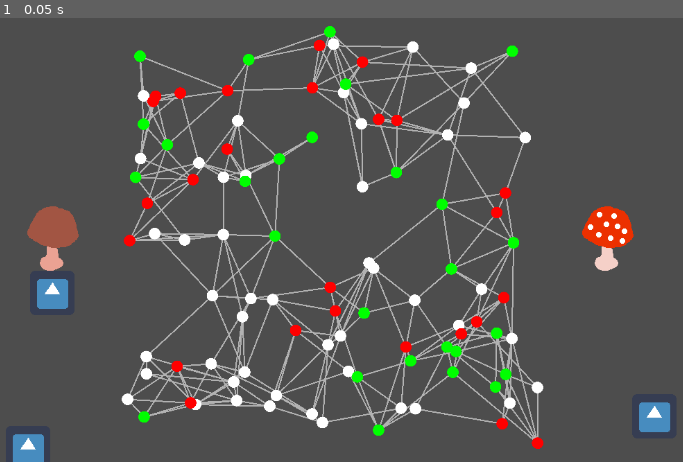
Above: before the commit, frame 1.
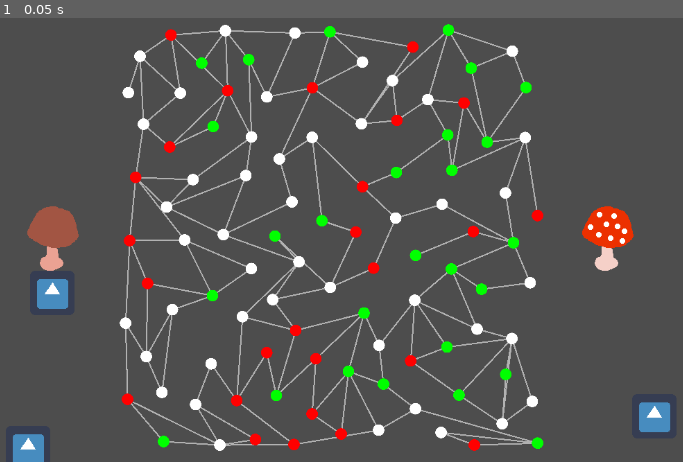
Above: after the commit, the same moment.

Repository: johan1954/fgj-2023-fivers
Game: Godot game, scene res://kohtaus.tscn
Same seed, same stepped clock (60 frames per second), same inputs: the game is played once before the commit and once after it. The engine's default icon, where the game draws it, is replaced by a stand-in: a white triangle on a blue panel in a dark square.
Inputs:
- Up to frame 1 (0.05 s): no input

The runs differ from the first frame. In frame 1, 12% of the frame differs, in the area x 17-80%, y 1-98%.

Commit message:
Fix edge entanglement

Diff:
--- a/Src/Map/Generator/MapGenerator.gd
+++ b/Src/Map/Generator/MapGenerator.gd
@@ -5,7 +5,7 @@
 const MAX_X = 300
 const MIN_Y = -300
 const MAX_Y = 300
-const MIN_DISTANCE = 5
+const MIN_DISTANCE = 50
 const MIN_EDGES = 3
 const MAX_EDGES = 5
 const MAX_NODE_LOOKUP = 10
@@ -14,22 +14,25 @@
 func _ready():
 	generate_map()
 
-func generate_map():
+func generate_map() -> MapState:
 	var map_state = MapState.new()
 	rng.randomize()
+
 	generate_nodes(map_state)
 	generate_edges(map_state)
 	spawn_players()
 
-func generate_nodes(map_state):
+	return map_state
+
+func generate_nodes(map_state: MapState):
 	var generated_nodes = 0
 	while (generated_nodes < DESIRED_NODE_COUNT):
 		var new_x = rng.randf_range(MIN_X, MAX_X)
 		var new_y = rng.randf_range(MIN_Y, MAX_Y)
 		var new_location = Vector2(new_x, new_y)
 
-		var shortest_distance = map_state.find_closest_node(new_location)[1]
-		if shortest_distance < MIN_DISTANCE:
+		var closest_node = map_state.find_closest_node(new_location)
+		if closest_node != null && closest_node.get_distance(new_location) < MIN_DISTANCE:
 			continue
 
 		var new_node = AssetsPreload.MAP_NODE_NODE.instantiate()
@@ -43,13 +46,19 @@
 
 	for node in nodes:
 		var node_edge_count = node.edges.size()
-		var edges_left = rng.randi_range(MIN_EDGES - node_edge_count, MAX_EDGES - node_edge_count)
+		var edgest_to_be_placed = rng.randi_range(MIN_EDGES - node_edge_count, MAX_EDGES - node_edge_count)
 
 		var closest_nodes = map_state.get_nodes_in_distance_order(node.position)
-		while edges_left > 0:
-			var node_to_be_added = closest_nodes[rng.randi_range(0, MAX_NODE_LOOKUP)]
-			if node.add_edge(node_to_be_added):
-				edges_left -= 1
+		var node_candidates := closest_nodes.slice(0, MAX_NODE_LOOKUP)
+		while edgest_to_be_placed > 0 and !node_candidates.is_empty():
+			var node_candidate = node_candidates.pick_random()
+			node_candidates.erase(node_candidate)
+
+			if map_state.intersects_with_any_other_edge(node.position, node_candidate.position):
+				continue
+
+			if node.add_edge(node_candidate):
+				edgest_to_be_placed -= 1
 
 func spawn_players():
 	var player = AssetsPreload.PLAYER_SHROOM_NODE.instantiate()
--- a/Src/Map/MapEdge.gd
+++ b/Src/Map/MapEdge.gd
@@ -7,8 +7,16 @@
 
 var health: float = 0
 
-func get_other_node(map_node: MapNode):
+func get_other_node(map_node: MapNode) -> MapNode:
 	if map_node == map_node_1:
 		return map_node_2
 	else:
 		return map_node_1
+
+func intersect_with(C: Vector2, D: Vector2) -> bool:
+	var A := points[0]
+	var B := points[1]
+	return ccw(A, C, D) != ccw(B, C, D) and ccw(A, B, C) != ccw(A, B, D)
+
+func ccw(A: Vector2, B: Vector2, C: Vector2) -> bool:
+	return (C.y - A.y) * (B.x - A.x) > (B.y - A.y) * (C.x - A.x)
--- a/Src/Map/MapNode.gd
+++ b/Src/Map/MapNode.gd
@@ -10,10 +10,10 @@
 
 var belongs_to := Owner.NONE
 
-func get_distance(other_position: Vector2):
+func get_distance(other_position: Vector2) -> float:
 	return position.distance_to(other_position)
 
-func add_edge(other_node: MapNode):
+func add_edge(other_node: MapNode) -> bool:
 	if has_edge(other_node):
 		return false
 
@@ -27,7 +27,7 @@
 
 	return true
 
-func has_edge(other_node: MapNode):
+func has_edge(other_node: MapNode) -> bool:
 	for edge in edges:
 		if edge.get_other_node(self) == other_node:
 			return true
--- a/Src/Map/MapState.gd
+++ b/Src/Map/MapState.gd
@@ -1,23 +1,22 @@
 class_name MapState
 
-var nodes = []
+var nodes: Array[MapNode]
 
-func find_closest_node(position: Vector2):
+func find_closest_node(other_position: Vector2) -> MapNode:
 	if nodes.size() == 0:
-		return [null,INF]
+		return null
 
 	var closest_distance = INF
-	var closest_node = nodes[0]
-	for node_index in range(1, nodes.size()):
-		var node_candidate = nodes[node_index]
-		var distance = node_candidate.get_distance(position)
+	var closest_node: MapNode
+	for node in nodes:
+		var distance = node.get_distance(other_position)
 		if (distance < closest_distance):
 			closest_distance = distance
-			closest_node = node_candidate
+			closest_node = node
 
-	return [closest_node,closest_distance]
+	return closest_node
 
-func get_nodes_in_distance_order(position: Vector2):
+func get_nodes_in_distance_order(position: Vector2) -> Array[MapNode]:
 	var distances_and_nodes = []
 
 	for node in nodes:
@@ -26,11 +25,19 @@
 
 	distances_and_nodes.sort_custom(Callable(self,"distance_comparison"))
 
-	var nodes2 = []
+	var ordered_nodes: Array[MapNode]
 	for node_and_distance in distances_and_nodes:
-		nodes2.append(node_and_distance[1])
+		ordered_nodes.append(node_and_distance[1])
 
-	return nodes2
+	return ordered_nodes
+
+func intersects_with_any_other_edge(position_1: Vector2, position_2: Vector2) -> bool:
+	for node in nodes:
+		for edge in node.edges:
+			if edge.intersect_with(position_1, position_2):
+				return true
+
+	return false
 
 func distance_comparison(distance_and_node_1, distance_and_node_2):
 	return distance_and_node_1[0] < distance_and_node_2[0]
